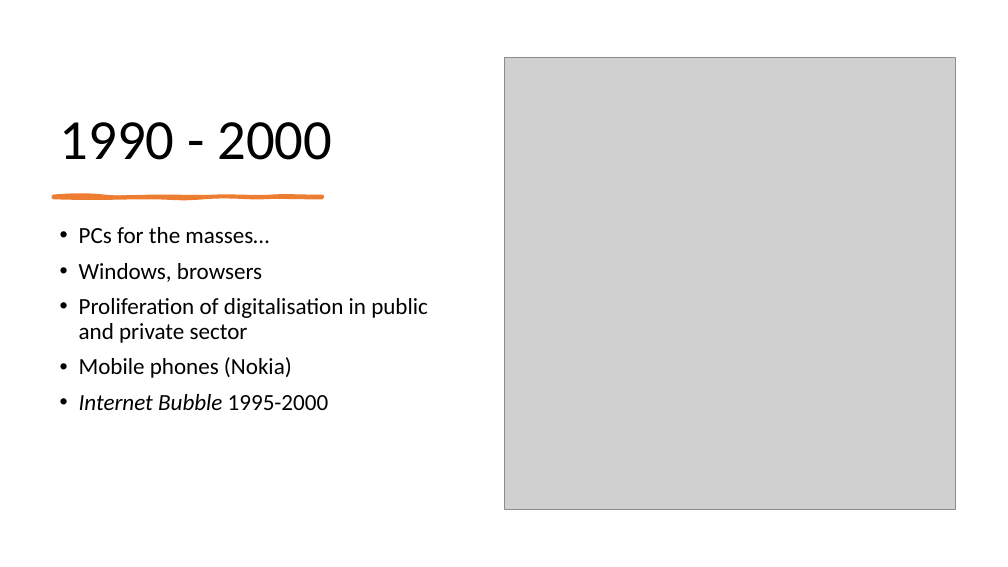
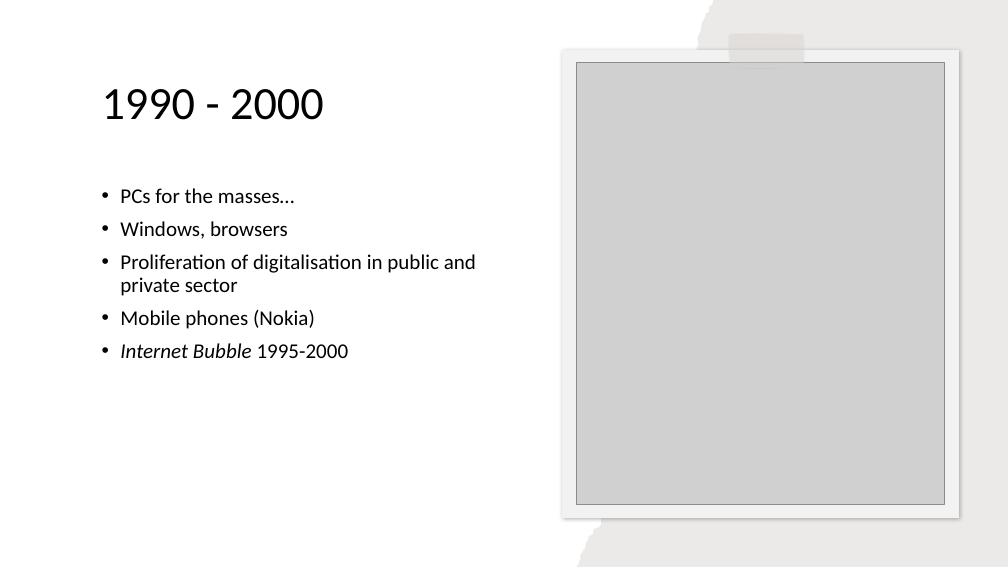
Before and after one commit to perslaursen/OOProg22, a slide deck: slide 13 of Chap/Start/Presentations/IT-Intro2022.pptx. Drawn at 1008x567 pixels with LibreOffice and Linux fonts; fonts in the diff are those of the drawing; grey boxes stand for pictures. Boxes give left, top, right and bottom in pixels: in the first picture for what was removed or moved away, otherwise in the second. Text is boxed around its words. In the diff, an @@ line names an element or a change of style, - is before the commit and + after.

```diff
--- a/Chap/Start/Presentations/IT-Intro2022.pptx
+++ b/Chap/Start/Presentations/IT-Intro2022.pptx
@@ freeform shape added at (577,0,1008,567), fill #82766A at 15% opacity @@
@@ title "1990 - 2000": place and size @@
-title "1990 - 2000" at (60,122,332,160)
+title "1990 - 2000" at (102,89,324,120)
@@ title "1990 - 2000" at (102,89,324,120): size 54 to 44 pt; vertical alignment bottom to middle @@
@@ freeform shape added at (562,50,959,518), fill #F2F2F2 @@
@@ freeform shape added at (728,34,805,69), fill #D9D4D0 at 50% opacity @@
@@ picture: place and size @@
-picture at (504,58,956,510)
+picture at (577,63,944,505)
@@ freeform shape removed at (53,197,322,198) @@
@@ text "PCs for the masses…": place and size @@
-text "PCs for the masses…" at (79,227,428,410)
+text "PCs for the masses…" at (120,188,476,358)
@@ text "PCs for the masses…" at (120,188,476,358): size 22 to 20 pt @@
```
Also in this commit, not shown: 13 other slides changed, 8 other files.
